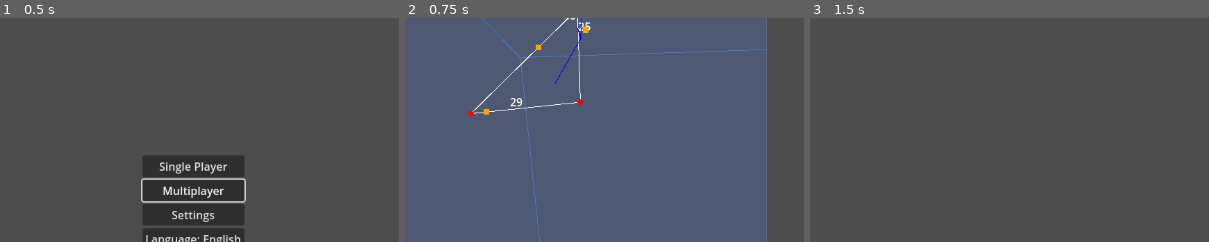
Above: before the commit, frames 1-3 (left to right).
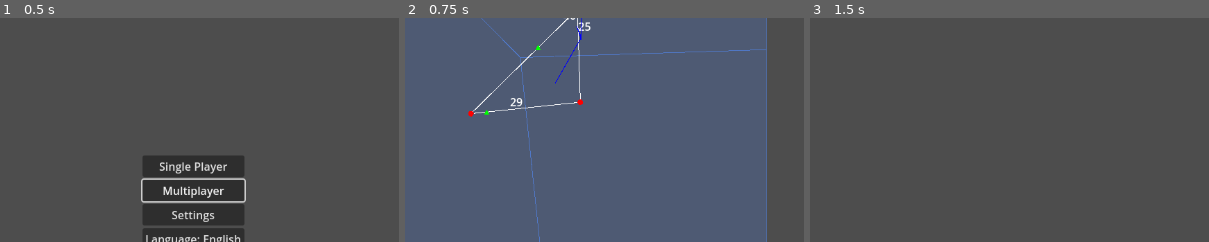
Above: after the commit, the same moments.

Repository: sepa79/CaravanWars
Game: Godot game, scene res://scenes/Main.tscn
Same seed, same stepped clock (60 frames per second), same inputs: the game is played once before the commit and once after it.
Inputs:
- Up to frame 1 (0.5 s): no input
- Up to frame 2 (0.75 s): click "Single Player" at 0.5 s
- Up to frame 3 (1.5 s): click "Start" at 1.25 s
The pictures show only the part of the screen within x 32-82%, y 19-69%; the shares and areas given below are measured in that part.

Frame 1 is identical in both runs. In frame 2, 0.1% of the frame differs, in the area x 19-47%, y 3-44%; in frame 3, nothing differs.

Commit message:
fix: remove fort generation at crossings

Diff:
--- a/game/map/RiverGenerator.gd
+++ b/game/map/RiverGenerator.gd
@@ -10,7 +10,7 @@
     rng = _rng
 
 ## Generates simple river polylines. Intersections with roads are converted
-## to `bridge` or `ford` nodes with nearby forts.
+## to `bridge` or `ford` nodes.
 func generate_rivers(roads: Dictionary, count: int = 1) -> Array:
     var rivers: Array = []
 
@@ -63,16 +63,6 @@
                 edges[next_edge_id] = EdgeModule.new(next_edge_id, edge.type, [cross, road_end], [bridge_id, end_id], edge.road_class, edge.attrs)
                 next_edge_id += 1
 
-                var dir: Vector2 = (road_end - road_start).normalized()
-                var perp: Vector2 = Vector2(-dir.y, dir.x)
-                var fort_pos: Vector2 = cross + perp * 2.0
-                var fort_id: int = next_node_id
-                next_node_id += 1
-                var fort_node: MapNode = MapNodeModule.new(fort_id, MapNodeModule.TYPE_FORT, fort_pos, {})
-                nodes[fort_id] = fort_node
-                edges[next_edge_id] = EdgeModule.new(next_edge_id, edge.type, [cross, fort_pos], [bridge_id, fort_id], edge.road_class, edge.attrs)
-                next_edge_id += 1
-
                 poly.insert(i + 1, cross)
 
     roads["next_node_id"] = next_node_id
--- a/game/map/RoadNetwork.gd
+++ b/game/map/RoadNetwork.gd
@@ -11,7 +11,7 @@
 
 ## Builds primary trade routes between cities.
 ## Pipeline: Delaunay triangulation → MST → per-city k-nearest edges.
-## Villages are inserted every `village_spacing` units; a fort is placed near the center.
+## Villages are inserted every `village_spacing` units.
 func build_roads(
     cities: Array[Vector2],
     min_connections: int = 1,
@@ -67,14 +67,9 @@
         var dir: Vector2 = (end_node.pos2d - start_node.pos2d).normalized()
         var dist: float = village_spacing
         var last_node: MapNode = start_node
-        var fort_placed: bool = false
         while dist < length:
             var pos: Vector2 = start_node.pos2d + dir * dist
-            var node_type: String = MapNodeModule.TYPE_VILLAGE
-            if not fort_placed and abs(dist - length / 2.0) < village_spacing / 2.0:
-                node_type = MapNodeModule.TYPE_FORT
-                fort_placed = true
-            var n_node: MapNode = MapNodeModule.new(node_id, node_type, pos, {})
+            var n_node: MapNode = MapNodeModule.new(node_id, MapNodeModule.TYPE_VILLAGE, pos, {})
             nodes[node_id] = n_node
             edges[edge_id] = EdgeModule.new(edge_id, "road", [last_node.pos2d, pos], [last_node.id, node_id], road_class, {})
             edge_id += 1
--- a/game/project.godot
+++ b/game/project.godot
@@ -11,7 +11,7 @@
 [application]
 
 config/name="CaravanWars"
-config/version="0.1.33"
+config/version="0.1.34"
 run/main_scene="res://scenes/Main.tscn"
 config/features=PackedStringArray("4.4")
 
Not shown, changed: CHANGELOG.md
Not shown, changed: VERSION
